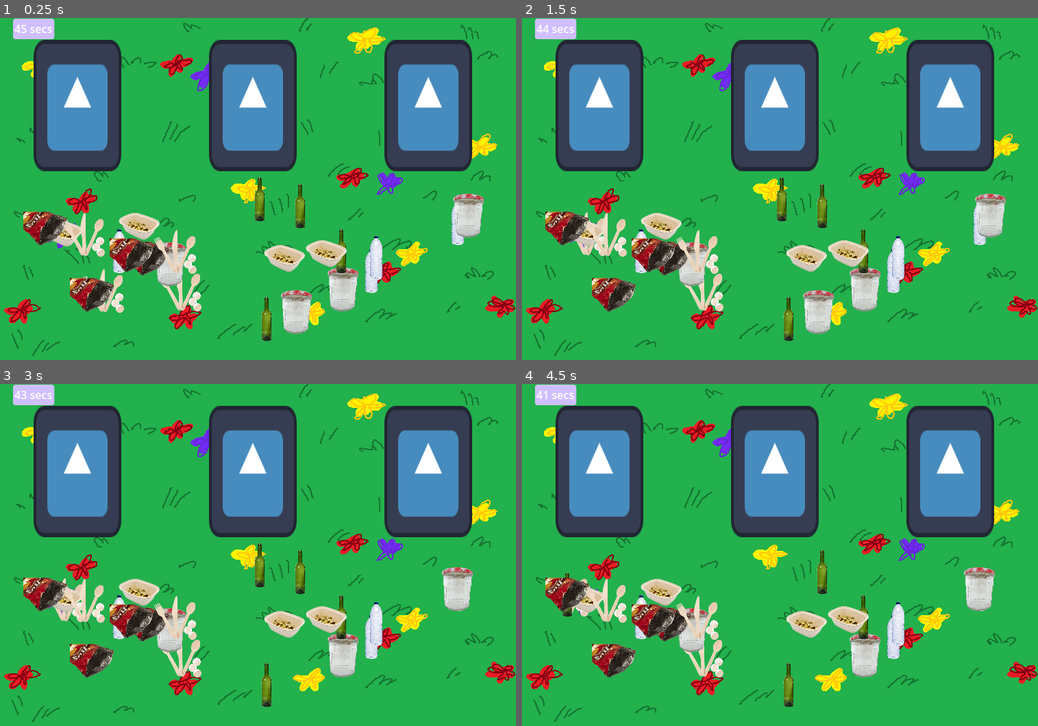
Above: before the commit, frames 1-4 (two rows, left to right).
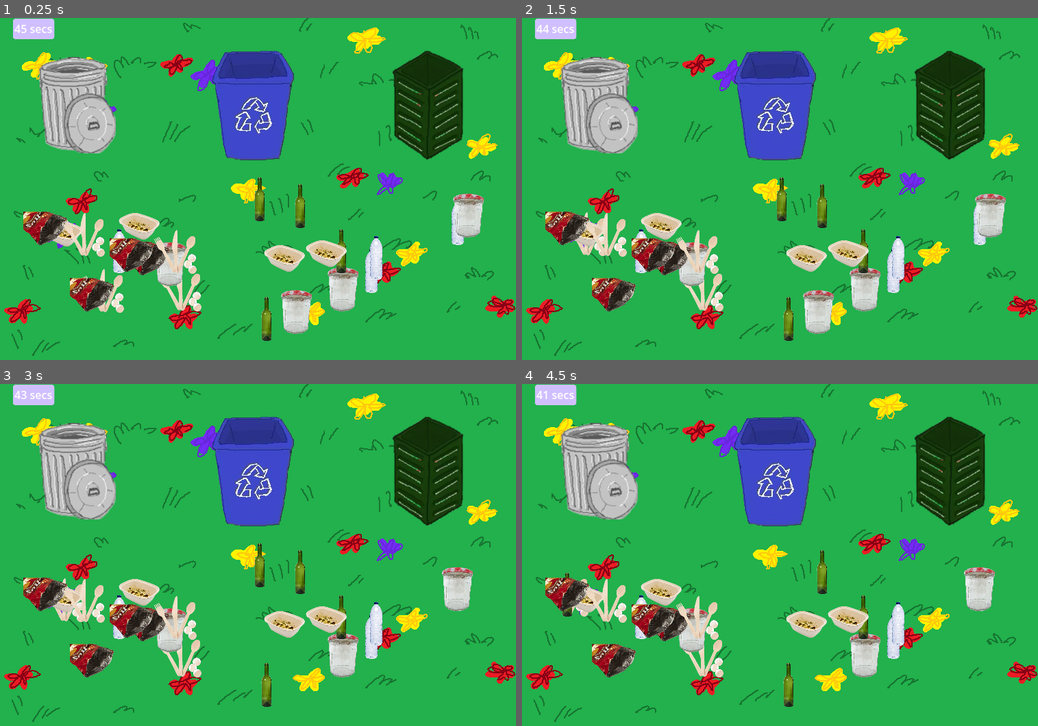
Above: after the commit, the same moments.

Repository: suaviloquence/green-hearts
Game: Godot game, scene res://sorting_game.tscn
The game is run twice, just before and just after one commit, with the same random seed, the same clock (stepped at 60 frames per second) and the same inputs. This scene is started directly instead of the project's main scene. The engine's default icon, where the game draws it, is replaced by a stand-in: a white triangle on a blue panel in a dark square.
Inputs (mouse positions are in pixels of both pictures, inside the frame that each line leads up to):
- Up to frame 1 (0.25 s): no input
- Up to frame 2 (1.5 s): tap Enter at 0.5 s; move the mouse to (625, 291) at 0.52 s; press the mouse at (625, 291) at 0.53 s; tap Space at 1.25 s; move the mouse to (583, 233) at 1.27 s; release the mouse at (583, 233) at 1.28 s; click (583, 233) at 1.35 s
- Up to frame 3 (3 s): tap Enter at 2 s; move the mouse to (299, 678) at 2.02 s; press the mouse at (299, 678) at 2.03 s; tap Space at 2.75 s; move the mouse to (459, 589) at 2.77 s; release the mouse at (459, 589) at 2.78 s; click (459, 589) at 2.85 s
- Up to frame 4 (4.5 s): tap Enter at 3.5 s; move the mouse to (780, 565) at 3.52 s; press the mouse at (780, 565) at 3.53 s; tap Space at 4.25 s; move the mouse to (568, 596) at 4.27 s; release the mouse at (568, 596) at 4.28 s; click (568, 596) at 4.35 s

The runs differ from the first frame. In frame 1, 19% of the frame differs, in the area x 6-92%, y 6-45%; in frame 2, 19%; in frame 3, 19%; in frame 4, 19%.

Commit message:
picnic :)

Diff:
--- a/agni.gd
+++ b/agni.gd
@@ -5,9 +5,7 @@
 
 # Called when the node enters the scene tree for the first time.
 func _ready() -> void:
-	var tree = DialogNode.new("This is the tree for Agni", null, null, func(player): player.hearts = 4)
-	self.tree = tree
-	super._ready()
+	pass
 
 
 # Called every frame. 'delta' is the elapsed time since the previous frame.
--- /dev/null
+++ b/agni_picnic.gd
@@ -0,0 +1,7 @@
+extends Level
+
+
+
+
+func _ready() -> void:
+	super._ready()
--- /dev/null
+++ b/agni_picnic.tscn
@@ -0,0 +1,16 @@
+[gd_scene load_steps=4 format=3 uid="uid://corchoiqehevr"]
+
+[ext_resource type="PackedScene" uid="uid://d080f10bt85i1" path="res://level.tscn" id="1_y36w4"]
+[ext_resource type="Script" path="res://agni_picnic.gd" id="2_kfo6e"]
+[ext_resource type="Texture2D" uid="uid://fe03u1khdf43" path="res://TRASH_GRASS.png" id="3_c8hlg"]
+
+[node name="Level" instance=ExtResource("1_y36w4")]
+script = ExtResource("2_kfo6e")
+
+[node name="TextureRect" type="TextureRect" parent="." index="0"]
+offset_top = -4.0
+offset_right = 768.0
+offset_bottom = 508.0
+texture = ExtResource("3_c8hlg")
+expand_mode = 1
+stretch_mode = 6
--- a/sorting_game.tscn
+++ b/sorting_game.tscn
@@ -1,19 +1,21 @@
-[gd_scene load_steps=13 format=3 uid="uid://dmji0qqnyepe1"]
+[gd_scene load_steps=15 format=3 uid="uid://dmji0qqnyepe1"]
 
 [ext_resource type="Script" path="res://sorting_game.gd" id="1_jlal8"]
-[ext_resource type="Texture2D" uid="uid://dnat0xj3japj8" path="res://icon.svg" id="1_ut0su"]
 [ext_resource type="Texture2D" uid="uid://fe03u1khdf43" path="res://TRASH_GRASS.png" id="2_u165f"]
 [ext_resource type="PackedScene" uid="uid://dlosdkxh0gulo" path="res://trash_thang.tscn" id="3_fgf41"]
+[ext_resource type="Texture2D" uid="uid://coemuwhma3swb" path="res://trash/trash.png" id="3_qtdry"]
+[ext_resource type="Texture2D" uid="uid://5dn2lbx1xvb2" path="res://trash/recyc.png" id="4_qvb0t"]
 [ext_resource type="Texture2D" uid="uid://dadmubkmwjgvr" path="res://trash/forkce.png" id="4_yjqfe"]
 [ext_resource type="Texture2D" uid="uid://cwf8ifhagmt8c" path="res://button.png" id="5_8od6x"]
 [ext_resource type="Texture2D" uid="uid://5xsehct50q7s" path="res://trash/used takeout.png" id="5_dvrbl"]
+[ext_resource type="Texture2D" uid="uid://dliogwo26yxb6" path="res://trash/comp.png" id="5_wvxpb"]
 [ext_resource type="Texture2D" uid="uid://be6nkuh4ffcwl" path="res://trash/jar.png" id="6_4db3h"]
 [ext_resource type="Texture2D" uid="uid://pi40brtca2ne" path="res://trash/water.png" id="7_mws8c"]
 [ext_resource type="Texture2D" uid="uid://taakw850c0jo" path="res://trash/wine.png" id="8_m6yyk"]
 [ext_resource type="Texture2D" uid="uid://nm6c5rsc7y44" path="res://trash/chips.png" id="9_lk367"]
 
 [sub_resource type="RectangleShape2D" id="RectangleShape2D_p4744"]
-size = Vector2(128, 192)
+size = Vector2(128, 160)
 
 [node name="SortingGame" type="Node2D"]
 script = ExtResource("1_jlal8")
@@ -30,8 +32,7 @@
 input_pickable = false
 
 [node name="Sprite2D" type="Sprite2D" parent="Trash"]
-scale = Vector2(1, 1.5)
-texture = ExtResource("1_ut0su")
+texture = ExtResource("3_qtdry")
 
 [node name="CollisionShape2D" type="CollisionShape2D" parent="Trash"]
 shape = SubResource("RectangleShape2D_p4744")
@@ -42,8 +43,7 @@
 input_pickable = false
 
 [node name="Sprite2D" type="Sprite2D" parent="Recycling"]
-scale = Vector2(1, 1.5)
-texture = ExtResource("1_ut0su")
+texture = ExtResource("4_qvb0t")
 
 [node name="CollisionShape2D" type="CollisionShape2D" parent="Recycling"]
 shape = SubResource("RectangleShape2D_p4744")
@@ -54,8 +54,7 @@
 input_pickable = false
 
 [node name="Sprite2D" type="Sprite2D" parent="Compost"]
-scale = Vector2(1, 1.5)
-texture = ExtResource("1_ut0su")
+texture = ExtResource("5_wvxpb")
 
 [node name="CollisionShape2D" type="CollisionShape2D" parent="Compost"]
 shape = SubResource("RectangleShape2D_p4744")
Binary file added: trash/comp.png
Not shown, added: trash/comp.png.import
Binary file added: trash/recyc.png
Not shown, added: trash/recyc.png.import
Binary file added: trash/trash.png
Not shown, added: trash/trash.png.import
